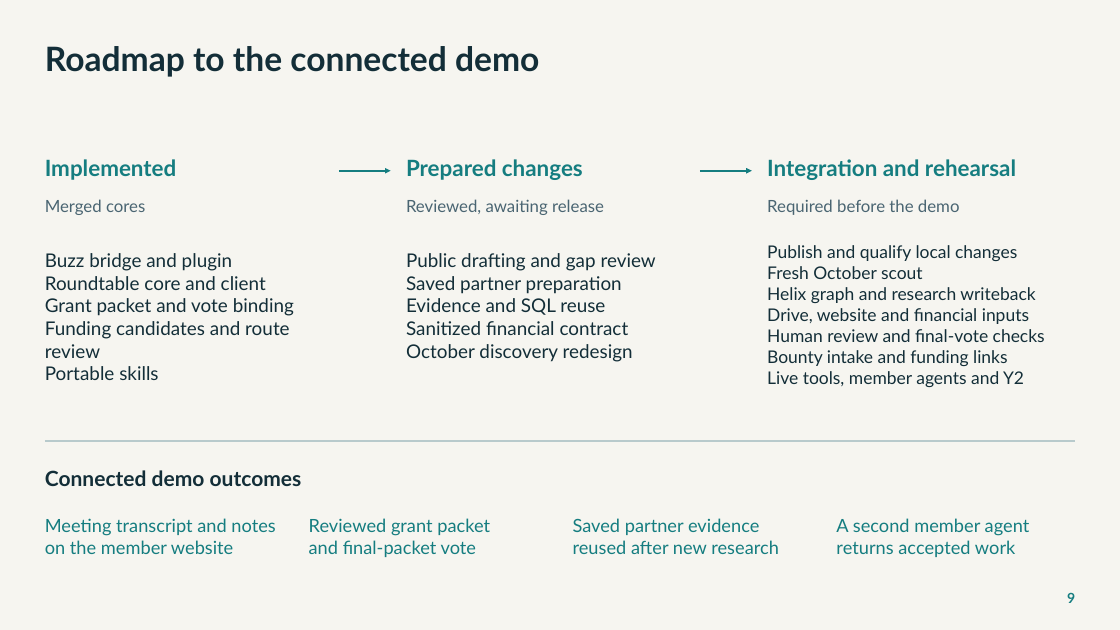
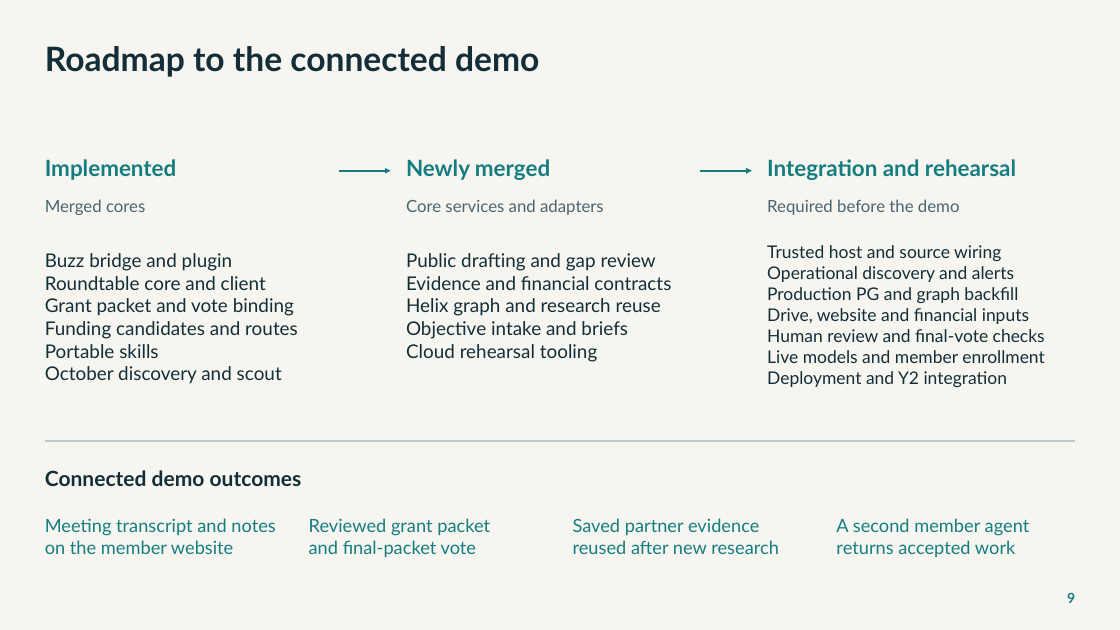
Before and after one commit to NetRxn/Inertia, a slide deck: slide 9 of Inertia-Architecture.pptx. Drawn at 1120x630 pixels with LibreOffice and Linux fonts; fonts in the diff are those of the drawing. Boxes give left, top, right and bottom in pixels: in the first picture for what was removed or moved away, otherwise in the second. Text is boxed around its words. In the diff, an @@ line names an element or a change of style, - is before the commit and + after.

Commit message:
docs: synchronize architecture and funding delivery status

```diff
--- a/Inertia-Architecture.pptx
+++ b/Inertia-Architecture.pptx
@@ text at (406, 159, 550, 180): text changed @@
-Prepared changes
+Newly merged
@@ text at (406, 199, 604, 215): text changed @@
-Reviewed, awaiting release
+Core services and adapters
@@ text at (767, 245, 1018, 303): text changed @@
-Publish and qualify local changes
-Fresh October scout
-Helix graph and research writeback
+Trusted host and source wiring
+Operational discovery and alerts
+Production PG and graph backfill
@@ text at (406, 276, 671, 362): text changed @@
-Saved partner preparation
-Evidence and SQL reuse
-Sanitized financial contract
-October discovery redesign
+Evidence and financial contracts
+Helix graph and research reuse
+Objective intake and briefs
+Cloud rehearsal tooling
@@ text at (45, 321, 298, 339): text changed @@
-Funding candidates and route review
+Funding candidates and routes
@@ text at (767, 350, 1045, 387): text changed @@
-Bounty intake and funding links
-Live tools, member agents and Y2
+Live models and member enrollment
+Deployment and Y2 integration
@@ text at (45, 366, 282, 384): paragraph added @@
+October discovery and scout
```
Also in this commit, not shown: 5 other slides changed, 27 other files.
